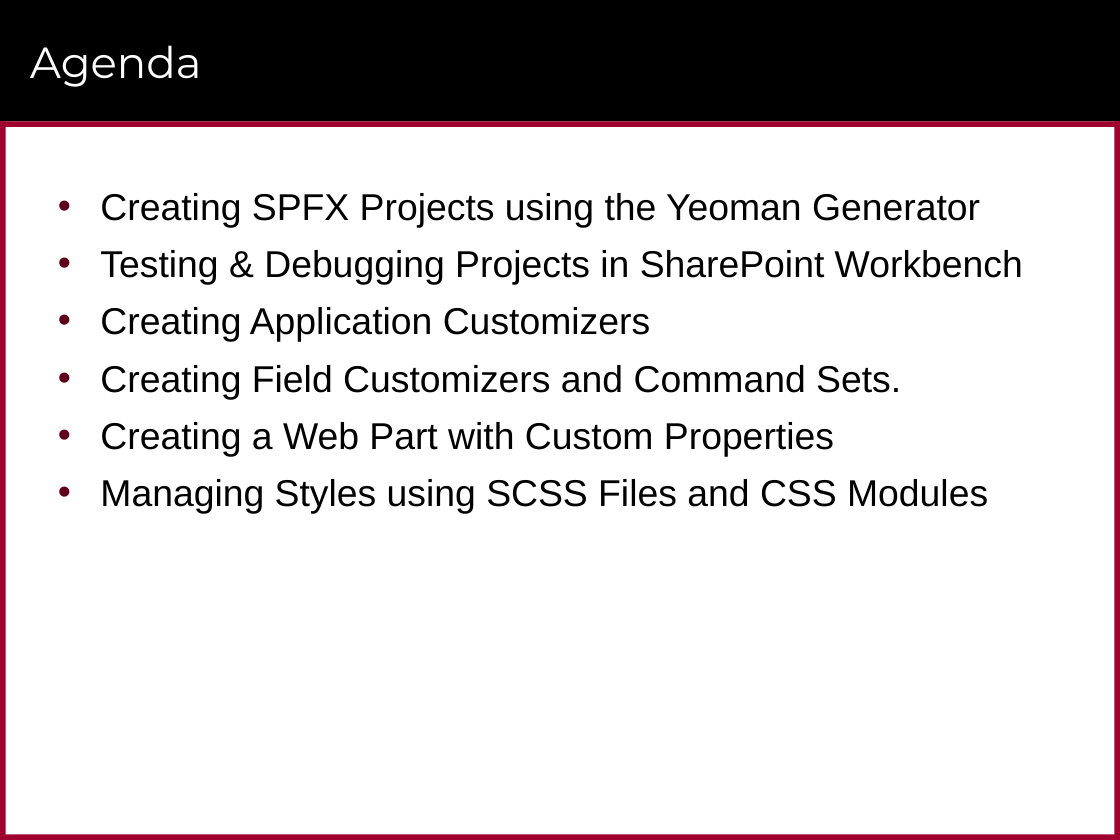
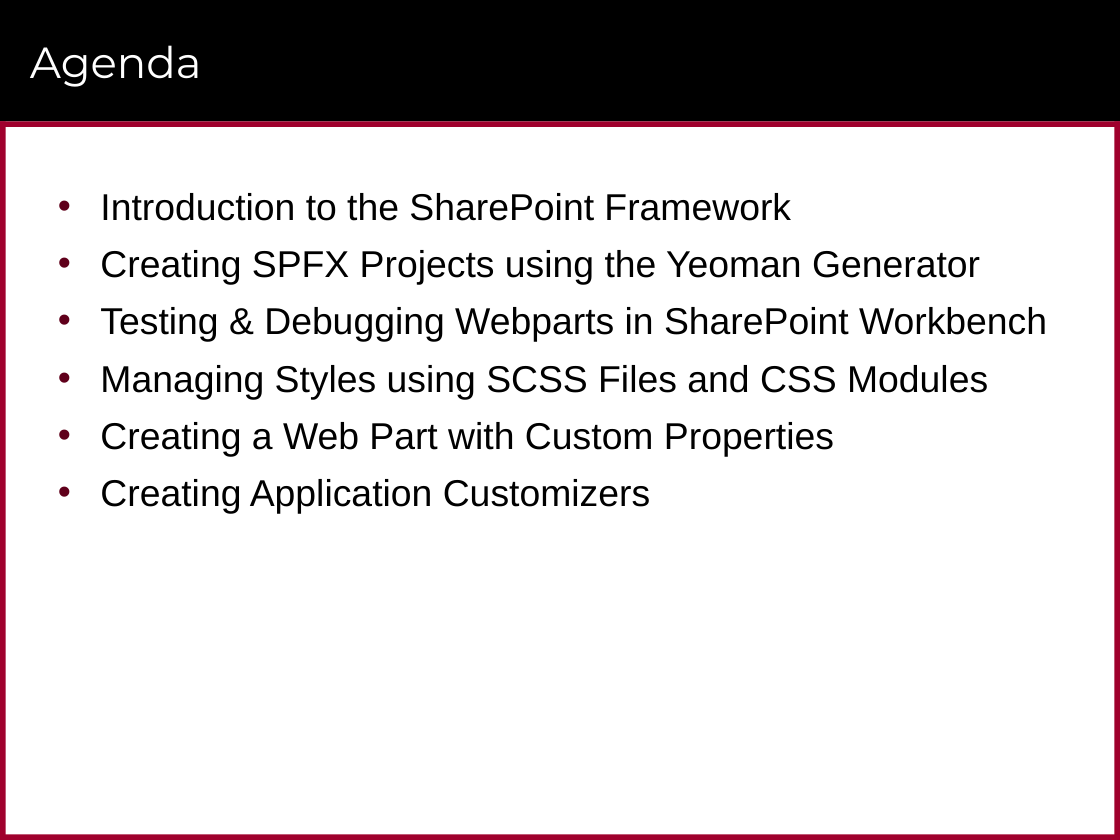
Before and after one commit to CriticalPathTraining/MSD365_Courseware, a slide deck: slide 2 of 04 SharePointFramework.pptx. Drawn at 1120x840 pixels with LibreOffice and Linux fonts; fonts in the diff are those of the drawing; background and template pictures are left out. Boxes give left, top, right and bottom in pixels: in the first picture for what was removed or moved away, otherwise in the second. Text is boxed around its words. In the diff, an @@ line names an element or a change of style, - is before the commit and + after.

```diff
--- a/04 SharePointFramework.pptx
+++ b/04 SharePointFramework.pptx
@@ text at (x1=100, y1=193, x2=791, y2=221): paragraph added @@
+• Introduction to the SharePoint Framework
@@ text at (x1=100, y1=307, x2=1047, y2=457): text changed @@
-• Testing & Debugging Projects in SharePoint Workbench
+• Testing & Debugging Webparts in SharePoint Workbench
+• Managing Styles using SCSS Files and CSS Modules
+• Creating a Web Part with Custom Properties
@@ text at (x1=100, y1=365, x2=988, y2=514): paragraphs removed @@
-• Creating Field Customizers and Command Sets.
-• Creating a Web Part with Custom Properties
-• Managing Styles using SCSS Files and CSS Modules
```
Also in this commit, not shown: 7 other slides changed, 15 slides added, 10 slides removed, 4 other files.
